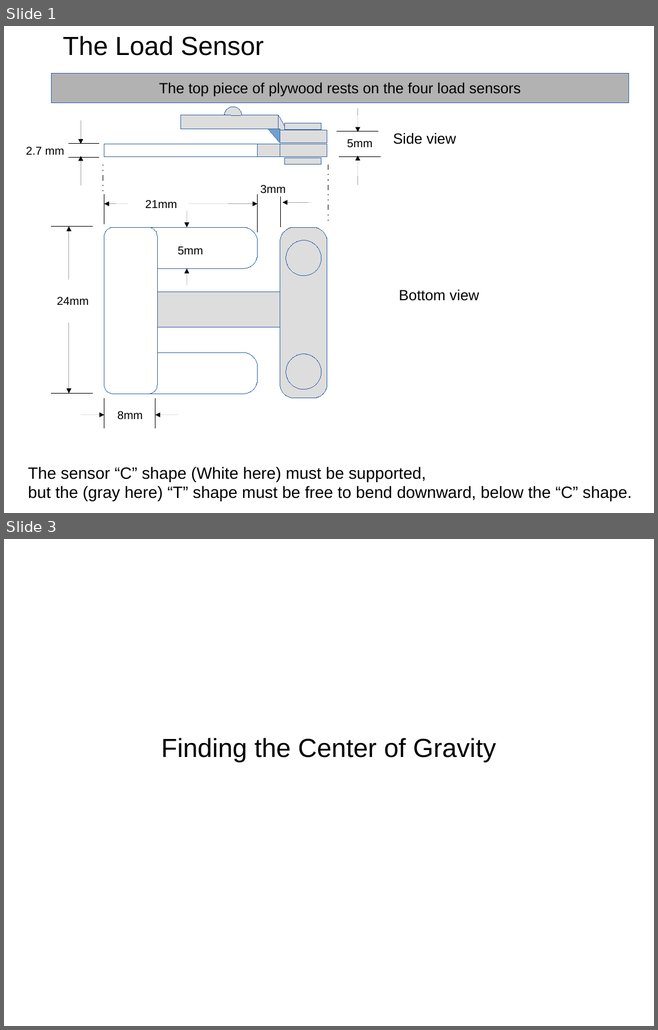
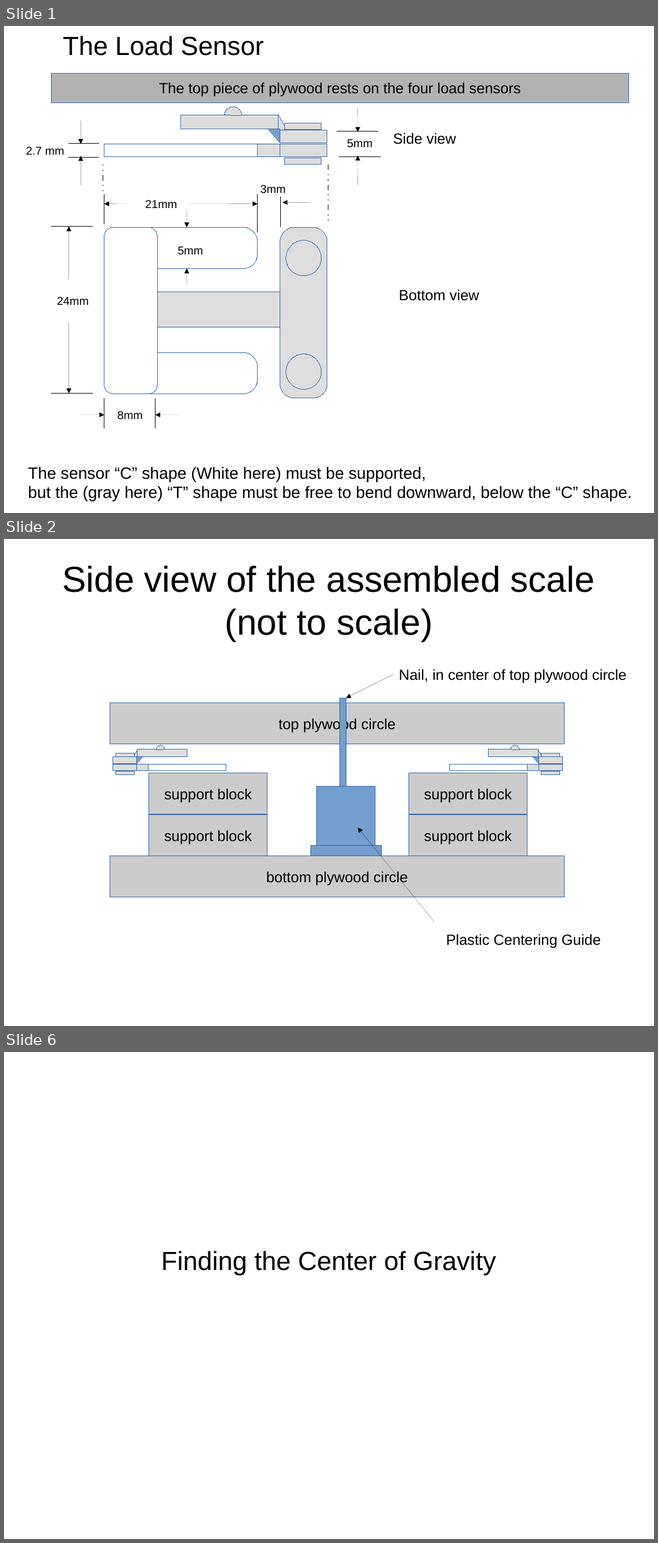
Before and after one commit to bneedhamia/CurieBLEWeightMonitor, a slide deck: MechanicalNotes.odp. Shown one above the other, each under a label of ours: slides 1 and 3 before the commit, slides 1, 2 and 6 after it; the slides between them are not shown. The pictures are 658x1030 and 658x1543 pixels, drawn with LibreOffice and Linux fonts; fonts in the diff are those of the drawing. Boxes give left, top, right and bottom in pixels: in the first picture for what was removed or moved away, otherwise in the second. Text is boxed around its words. In the diff, an @@ line names an element or a change of style, - is before the commit and + after.

```diff
--- a/MechanicalNotes.odp
+++ b/MechanicalNotes.odp
@@ slide 2 added at bbox=[4, 539, 654, 1026], background #FFFFFF @@
@@ title added at bbox=[63, 566, 594, 642], 44 pt, text #000000 @@
+Side view of the assembled scale
+(not to scale)
@@ arrow added from (393, 675) to (346, 698), #000000 0 pt @@
@@ text added at bbox=[398, 669, 626, 683], 18 pt, text #000000 @@
+Nail, in center of top plywood circle
@@ rectangle added at bbox=[110, 703, 564, 744], fill #CCCCCC, outline #3465A4 0 pt, 18 pt, text #000000 @@
+top plywood circle
@@ rectangle added at bbox=[340, 698, 346, 787], fill #729FCF, outline #3465A4 0 pt @@
@@ group added at bbox=[112, 745, 226, 775]: 7 rectangles, 2 right triangles, 1 freeform shape @@
@@ group added at bbox=[449, 745, 563, 775]: 7 rectangles, 2 right triangles, 1 freeform shape @@
@@ rectangle added at bbox=[149, 773, 267, 815], fill #CCCCCC, outline #3465A4 0 pt, 18 pt, text #000000 @@
+support block
@@ rectangle added at bbox=[409, 773, 527, 815], fill #CCCCCC, outline #3465A4 0 pt, 18 pt, text #000000 @@
+support block
@@ rectangle added at bbox=[317, 787, 375, 845], fill #729FCF, outline #3465A4 0 pt @@
@@ rectangle added at bbox=[149, 815, 267, 856], fill #CCCCCC, outline #3465A4 0 pt, 18 pt, text #000000 @@
+support block
@@ rectangle added at bbox=[409, 815, 527, 856], fill #CCCCCC, outline #3465A4 0 pt, 18 pt, text #000000 @@
+support block
@@ arrow added from (434, 922) to (358, 828), #000000 0 pt @@
@@ rectangle added at bbox=[310, 845, 381, 856], fill #729FCF, outline #3465A4 0 pt @@
@@ rectangle added at bbox=[110, 856, 564, 897], fill #CCCCCC, outline #3465A4 0 pt, 18 pt, text #000000 @@
+bottom plywood circle
@@ text added at bbox=[446, 934, 601, 948], 18 pt, text #000000 @@
+Plastic Centering Guide
@@ what was slide 3 is now slide 6 @@
```
Also in this commit, not shown: 1 slide changed, 2 other slides added.
